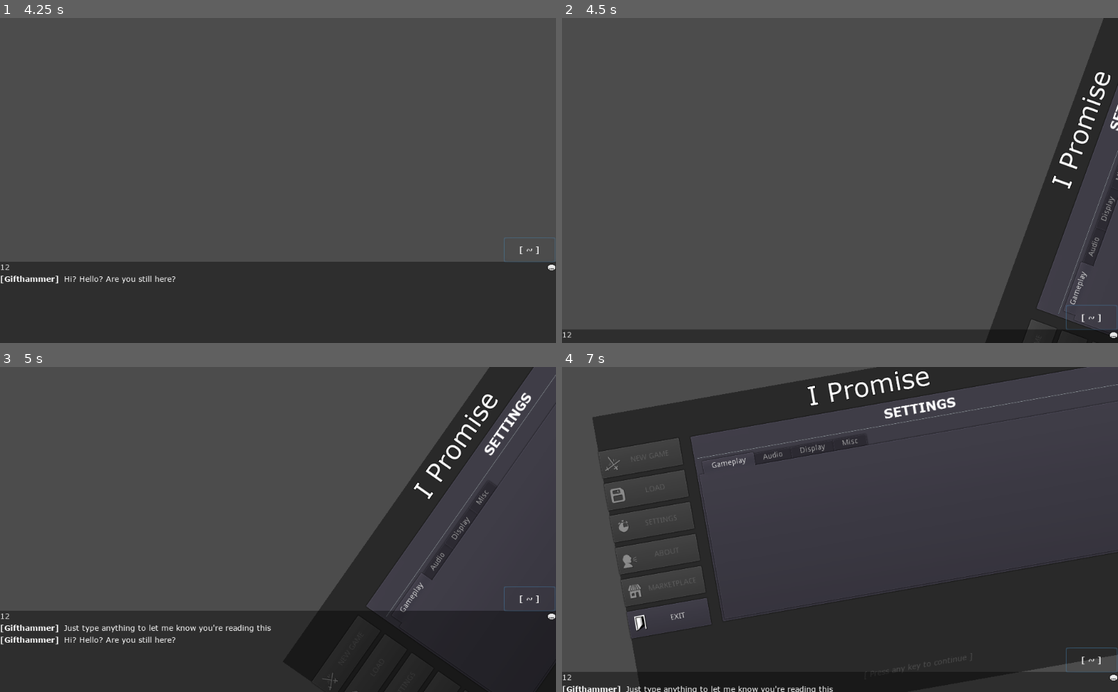
Above: before the commit, frames 1-4 (two rows, left to right).
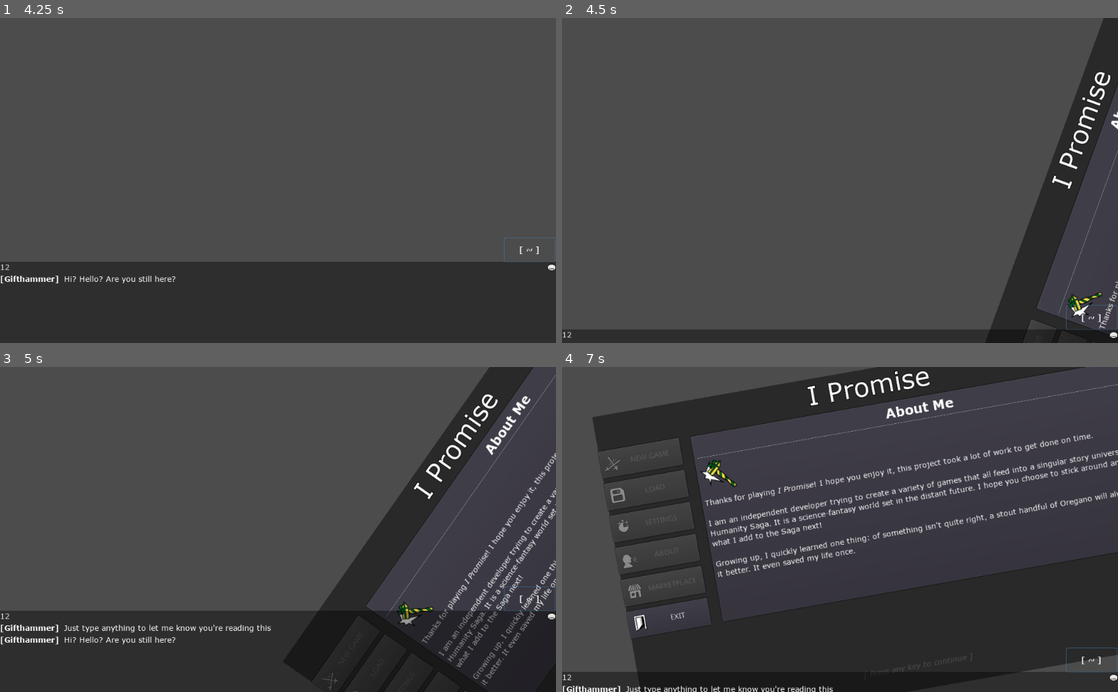
Above: after the commit, the same moments.

Repository: LanceMuch7/GWJ-31_I_Promise
Game: Godot game, scene res://src/Splash.tscn
Two runs of this game, one before a commit and one after it. Both use one fixed random seed, a clock stepped at 60 frames per second and the inputs below.
Inputs (mouse positions are in pixels of both pictures, inside the frame that each line leads up to):
- Up to frame 1 (4.25 s): tap Enter (ui_accept) at 0.5, 0.77 s; move the mouse to (400, 164) at 0.52 s; click "[ ~ ]" at 1.25 s; click (278, 265) at 2.02 s; type "12" at 2.1 s; click "[ ~ ]" at 2.75 s; click "[ ~ ]" at 3.5 s
- Up to frame 2 (4.5 s): tap Enter (ui_accept) at 4.25 s; move the mouse to (728, 196) at 4.27 s
- Up to frame 3 (5 s): tap Enter (ui_accept) at 4.52 s
- Up to frame 4 (7 s): move the mouse to (895, 458) at 5.02 s; tap Enter (ui_accept) at 5.75, 6.02, 6.77 s; move the mouse to (812, 594) at 5.77 s; move the mouse to (1006, 578) at 6.52 s

Frame 1 is identical in both runs. In frame 2, 0.5% of the frame differs, in the area x 90-100%, y 26-96%; in frame 3, 2.2%; in frame 4, 3.7%, in the area x 24-100%, y 9-65%.
Error before the commit: Attempt to call function 'get_children' in base 'null instance' on a null instance. (res://src/SettingsMenu.gd:15)

Commit message:
Filled out 2/4 Settings panels, began About Me page

Diff:
--- a/src/InputTypes/Switch.tscn
+++ b/src/InputTypes/Switch.tscn
@@ -6,7 +6,7 @@
 margin_top = 33.0
 margin_right = 581.0
 margin_bottom = 63.0
-rect_min_size = Vector2( 0, 30 )
+rect_min_size = Vector2( 0, 40 )
 __meta__ = {
 "_edit_use_anchors_": false
 }
--- a/src/SettingsMenu.gd
+++ b/src/SettingsMenu.gd
@@ -1,26 +1,29 @@
 extends PanelContainer
 
-var gameList = {
-	"Fullscreen": ["Fullscreen/HBox", "pressed", "_onSetFullscreen"],
-	"Audio": ["Audio/HBox", "pressed", "_onDefaultInput"],
-	"Volume": ["Volume/HBox", "value_changed", "_onDefaultSlide"],
-	"FontSize": ["FontSize/HBox", "value_changed", "_onDefaultSlide"],
-}
-# @TODO: MORE LISTS
+signal ButtonToggled
 
 
 func _ready():
-	# @TODO: INITIALIZE OPTIONS
-	# Setup signals
-	for option in $Container/List.get_children():
-		if gameList.has(option.name):
-			var data = gameList[option.name]
-
-			option.get_node("HBox/Label").text = option.name
-			option.get_node("HBox/Button").connect(data[1], self, data[2], [option.get_node("HBox/Button")])
-
+	pass
 	# @TODO: FIX ALL $ REFERENCES
 	# Initialize option values
-	if OS.window_fullscreen:
-		$Main/List/Fullscreen/HBox/Button.pressed = true
-	$Container/List/FontSize/HBox/Button.set_suffix("px")
+
+
+func _emit(prop, pressed):
+	var btn = get_parent().get_node("Buttons/"+prop)
+
+	btn.disabled = not pressed
+#	emit_signal("ButtonToggled", prop, pressed)
+
+
+func _onMarketToggled(button_pressed):
+	_emit("Store", button_pressed)
+
+func _onAboutToggled(button_pressed):
+	_emit("About", button_pressed)
+
+func _onExtToggled(button_pressed):
+	_emit("Exit", button_pressed)
+
+func _onLoadToggled(button_pressed):
+	_emit("LoadGame", button_pressed)
--- a/src/TitleMenu.tscn
+++ b/src/TitleMenu.tscn
@@ -14,6 +14,8 @@
 [ext_resource path="res://fonts/VerdannaB_14.tres" type="DynamicFont" id=12]
 [ext_resource path="res://fonts/Verdanna_14.tres" type="DynamicFont" id=13]
 [ext_resource path="res://src/SettingsMenu.gd" type="Script" id=14]
+[ext_resource path="res://src/InputTypes/Slider.tscn" type="PackedScene" id=15]
+[ext_resource path="res://src/InputTypes/Switch.tscn" type="PackedScene" id=16]
 
 [node name="TitleMenu" type="Control"]
 anchor_right = 1.0
@@ -150,7 +152,6 @@
 }
 
 [node name="About" parent="Bg/VBox/Divide" instance=ExtResource( 11 )]
-visible = false
 
 [node name="Title" parent="Bg/VBox/Divide/About/Main" index="0"]
 text = "About Me"
@@ -166,6 +167,18 @@
 custom_fonts/bold_font = ExtResource( 12 )
 custom_fonts/normal_font = ExtResource( 13 )
 bbcode_enabled = true
+bbcode_text = "[img]Images/Gifthammer_Clear_64.png[/img]
+Thanks for playing [i]I Promise[/i]! I hope you enjoy it, this project took a lot of work to get done on time.
+
+I am an independent developer trying to create a variety of games that all feed into a singular story universe: The Humanity Saga. It is a science-fantasy world set in the distant future. I hope you choose to stick around and see what I add to the Saga next!
+
+Growing up, I quickly learned one thing: of something isn't quite right, a stout handful of Oregano will always make it better. It even saved my life once. "
+text = "
+Thanks for playing I Promise! I hope you enjoy it, this project took a lot of work to get done on time.
+
+I am an independent developer trying to create a variety of games that all feed into a singular story universe: The Humanity Saga. It is a science-fantasy world set in the distant future. I hope you choose to stick around and see what I add to the Saga next!
+
+Growing up, I quickly learned one thing: of something isn't quite right, a stout handful of Oregano will always make it better. It even saved my life once. "
 
 [node name="ExitConfirm" type="Control" parent="Bg/VBox/Divide"]
 visible = false
@@ -183,6 +196,7 @@
 uppercase = false
 
 [node name="Button" type="Button" parent="Bg/VBox/Divide/Files/Main" index="2"]
+visible = false
 margin_left = 269.0
 margin_top = 43.0
 margin_right = 569.0
@@ -265,6 +279,7 @@
 size_flags_vertical = 3
 
 [node name="Settings" parent="Bg/VBox/Divide" instance=ExtResource( 11 )]
+visible = false
 script = ExtResource( 14 )
 
 [node name="Title" parent="Bg/VBox/Divide/Settings/Main" index="0"]
@@ -301,6 +316,47 @@
 size_flags_horizontal = 3
 size_flags_vertical = 3
 
+[node name="Label" type="Label" parent="Bg/VBox/Divide/Settings/Main/Tabs/Audio"]
+margin_right = 831.0
+margin_bottom = 18.0
+custom_fonts/font = ExtResource( 10 )
+text = "Volume"
+
+[node name="VolMaster" parent="Bg/VBox/Divide/Settings/Main/Tabs/Audio" instance=ExtResource( 15 )]
+margin_top = 22.0
+margin_right = 831.0
+margin_bottom = 52.0
+
+[node name="Button" parent="Bg/VBox/Divide/Settings/Main/Tabs/Audio/VolMaster/HBox" index="0"]
+value = 50.0
+
+[node name="Label" parent="Bg/VBox/Divide/Settings/Main/Tabs/Audio/VolMaster/HBox" index="1"]
+margin_right = 831.0
+text = "Master"
+
+[node name="VolMusic" parent="Bg/VBox/Divide/Settings/Main/Tabs/Audio" instance=ExtResource( 15 )]
+margin_top = 56.0
+margin_right = 831.0
+margin_bottom = 86.0
+
+[node name="Button" parent="Bg/VBox/Divide/Settings/Main/Tabs/Audio/VolMusic/HBox" index="0"]
+value = 50.0
+
+[node name="Label" parent="Bg/VBox/Divide/Settings/Main/Tabs/Audio/VolMusic/HBox" index="1"]
+margin_right = 831.0
+text = "Music"
+
+[node name="VolFX" parent="Bg/VBox/Divide/Settings/Main/Tabs/Audio" instance=ExtResource( 15 )]
+margin_top = 90.0
+margin_right = 831.0
+margin_bottom = 120.0
+
+[node name="Button" parent="Bg/VBox/Divide/Settings/Main/Tabs/Audio/VolFX/HBox" index="0"]
+value = 50.0
+
+[node name="Label" parent="Bg/VBox/Divide/Settings/Main/Tabs/Audio/VolFX/HBox" index="1"]
+text = "Sound Effects"
+
 [node name="Display" type="VBoxContainer" parent="Bg/VBox/Divide/Settings/Main/Tabs"]
 visible = false
 anchor_right = 1.0
@@ -324,6 +380,51 @@
 mouse_filter = 2
 size_flags_horizontal = 3
 size_flags_vertical = 3
+
+[node name="Label" type="Label" parent="Bg/VBox/Divide/Settings/Main/Tabs/Misc"]
+margin_right = 831.0
+margin_bottom = 18.0
+custom_fonts/font = ExtResource( 10 )
+text = "Enable Menus"
+
+[node name="ToggleLoad" parent="Bg/VBox/Divide/Settings/Main/Tabs/Misc" instance=ExtResource( 16 )]
+margin_top = 22.0
+margin_right = 831.0
+margin_bottom = 62.0
+
+[node name="Label" parent="Bg/VBox/Divide/Settings/Main/Tabs/Misc/ToggleLoad/HBox" index="1"]
+margin_right = 831.0
+text = "Load Game"
+
+[node name="ToggleAbout" parent="Bg/VBox/Divide/Settings/Main/Tabs/Misc" instance=ExtResource( 16 )]
+margin_top = 66.0
+margin_right = 831.0
+margin_bottom = 106.0
+
+[node name="Label" parent="Bg/VBox/Divide/Settings/Main/Tabs/Misc/ToggleAbout/HBox" index="1"]
+margin_right = 831.0
+text = "About Me"
+
+[node name="ToggleMarket" parent="Bg/VBox/Divide/Settings/Main/Tabs/Misc" instance=ExtResource( 16 )]
+margin_top = 110.0
+margin_right = 831.0
+margin_bottom = 150.0
+
+[node name="Label" parent="Bg/VBox/Divide/Settings/Main/Tabs/Misc/ToggleMarket/HBox" index="1"]
+margin_right = 831.0
+text = "Marketplace"
+
+[node name="ToggleExit" parent="Bg/VBox/Divide/Settings/Main/Tabs/Misc" instance=ExtResource( 16 )]
+margin_top = 154.0
+margin_right = 831.0
+margin_bottom = 194.0
+
+[node name="Button" parent="Bg/VBox/Divide/Settings/Main/Tabs/Misc/ToggleExit/HBox" index="0"]
+pressed = true
+
+[node name="Label" parent="Bg/VBox/Divide/Settings/Main/Tabs/Misc/ToggleExit/HBox" index="1"]
+margin_right = 831.0
+text = "Exit Game"
 
 [node name="Empty" type="Control" parent="Bg/VBox"]
 margin_top = 419.0
@@ -353,6 +454,10 @@
 [connection signal="pressed" from="Bg/VBox/Divide/Buttons/Store" to="." method="_onStore"]
 [connection signal="pressed" from="Bg/VBox/Divide/Buttons/Exit" to="." method="_onExitRequest"]
 [connection signal="confirmed" from="Bg/VBox/Divide/Buttons/Exit/Confirm" to="." method="_onExit"]
+[connection signal="toggled" from="Bg/VBox/Divide/Settings/Main/Tabs/Misc/ToggleLoad/HBox/Button" to="Bg/VBox/Divide/Settings" method="_onLoadToggled"]
+[connection signal="toggled" from="Bg/VBox/Divide/Settings/Main/Tabs/Misc/ToggleAbout/HBox/Button" to="Bg/VBox/Divide/Settings" method="_onAboutToggled"]
+[connection signal="toggled" from="Bg/VBox/Divide/Settings/Main/Tabs/Misc/ToggleMarket/HBox/Button" to="Bg/VBox/Divide/Settings" method="_onMarketToggled"]
+[connection signal="toggled" from="Bg/VBox/Divide/Settings/Main/Tabs/Misc/ToggleExit/HBox/Button" to="Bg/VBox/Divide/Settings" method="_onExtToggled"]
 [connection signal="pressed" from="Bg/VBox/Start" to="." method="_startPressed"]
 
 [editable path="Bg/VBox/Divide/About"]
@@ -362,3 +467,17 @@
 [editable path="Bg/VBox/Divide/Market"]
 
 [editable path="Bg/VBox/Divide/Settings"]
+
+[editable path="Bg/VBox/Divide/Settings/Main/Tabs/Audio/VolMaster"]
+
+[editable path="Bg/VBox/Divide/Settings/Main/Tabs/Audio/VolMusic"]
+
+[editable path="Bg/VBox/Divide/Settings/Main/Tabs/Audio/VolFX"]
+
+[editable path="Bg/VBox/Divide/Settings/Main/Tabs/Misc/ToggleLoad"]
+
+[editable path="Bg/VBox/Divide/Settings/Main/Tabs/Misc/ToggleAbout"]
+
+[editable path="Bg/VBox/Divide/Settings/Main/Tabs/Misc/ToggleMarket"]
+
+[editable path="Bg/VBox/Divide/Settings/Main/Tabs/Misc/ToggleExit"]
Not shown: 1 places in src/TitleMenu.tscn that only renumber resources
